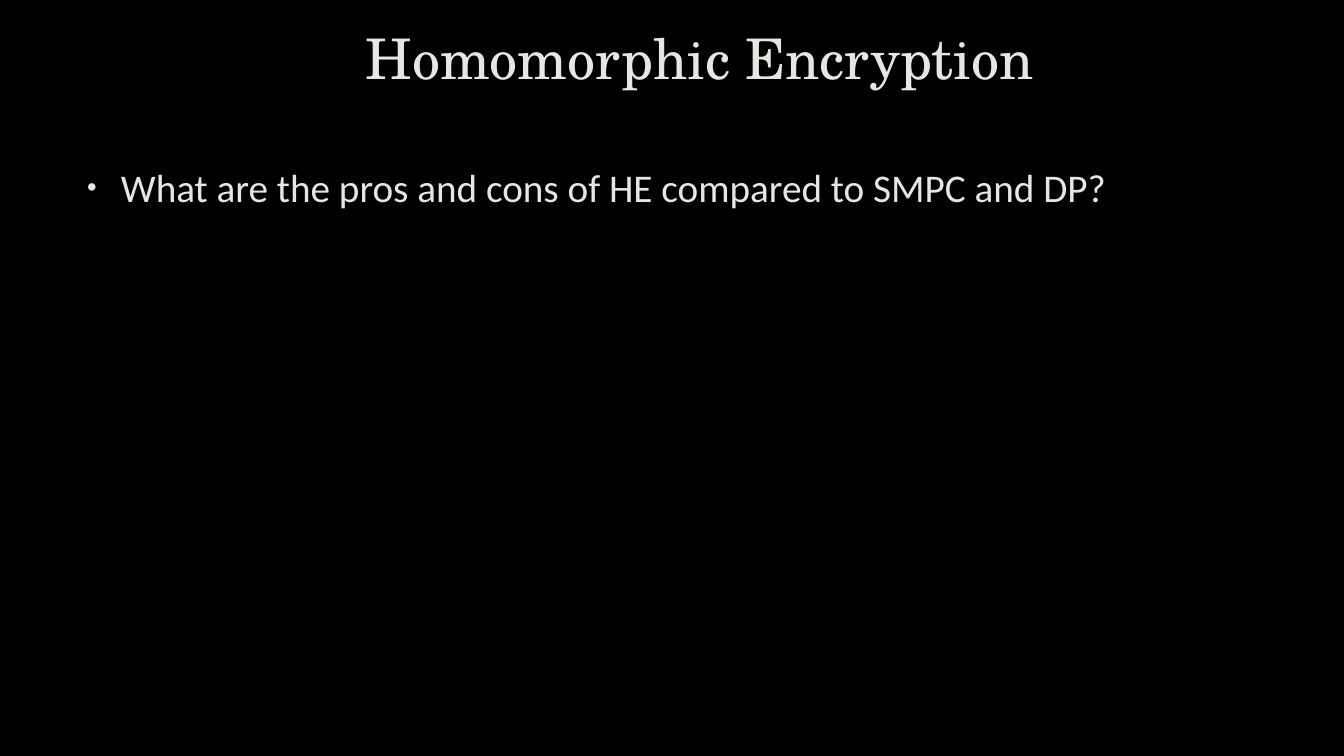
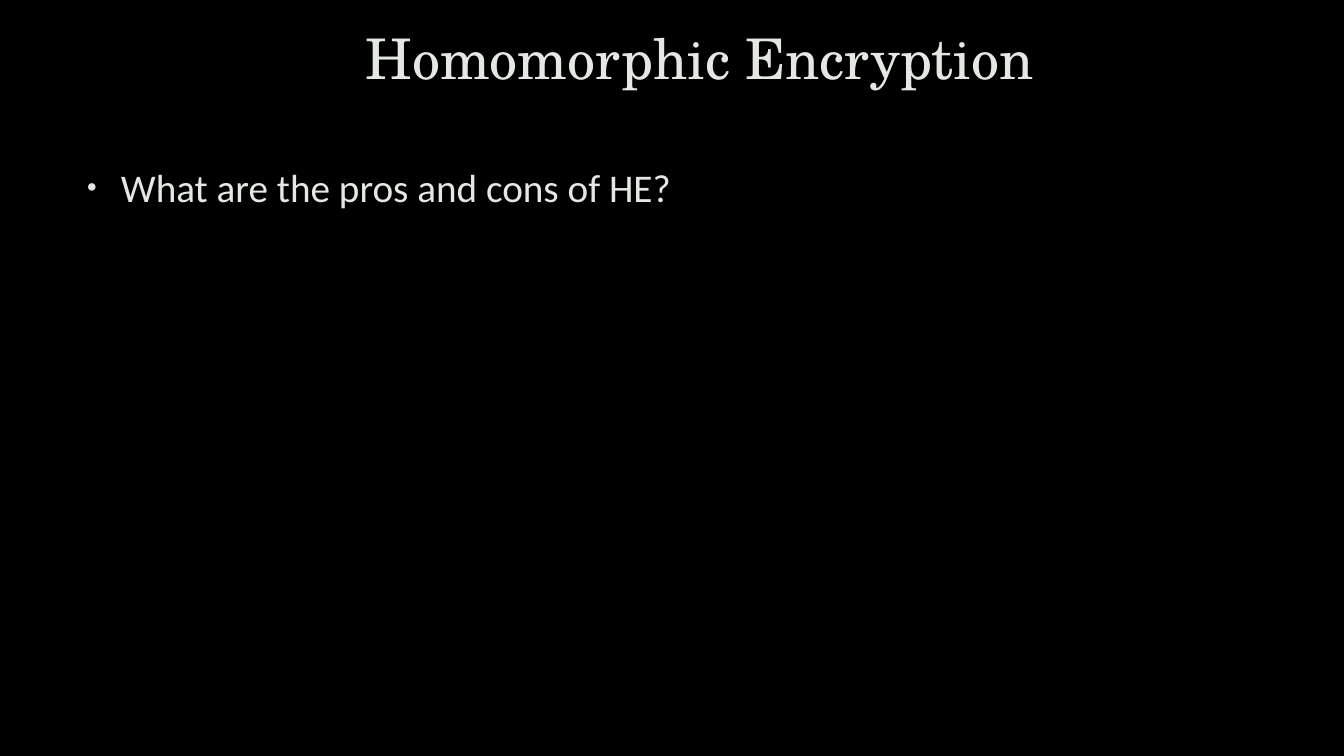
Before and after one commit to uwacyber/cits1003, a slide deck: slide 42 of cits1003-lecture_slides/CITS1003-A Cyber Law and CI_CPS-exercises.pptx (slide 54 before the commit). Drawn at 1344x756 pixels with LibreOffice and Linux fonts; fonts in the diff are those of the drawing; background and template pictures are left out. Boxes give left, top, right and bottom in pixels: in the first picture for what was removed or moved away, otherwise in the second. Text is boxed around its words. In the diff, an @@ line names an element or a change of style, - is before the commit and + after.

```diff
--- a/cits1003-lecture_slides/CITS1003-A Cyber Law and CI_CPS-exercises.pptx
+++ b/cits1003-lecture_slides/CITS1003-A Cyber Law and CI_CPS-exercises.pptx
@@ text at <box>121,174,671,209</box>: text changed @@
-• What are the pros and cons of HE compared to SMPC and DP?
+• What are the pros and cons of HE?
```
Also in this commit, not shown: 33 other slides changed, 13 slides added, 19 slides removed.
